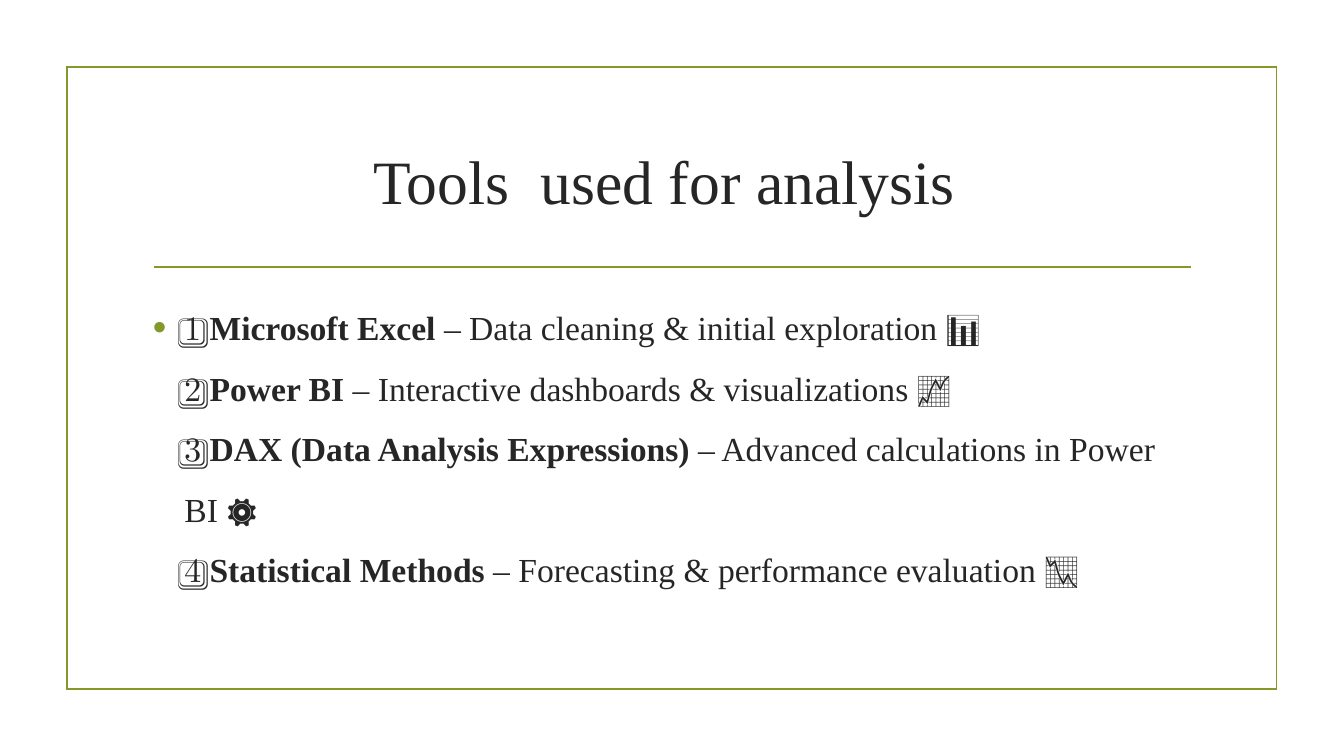
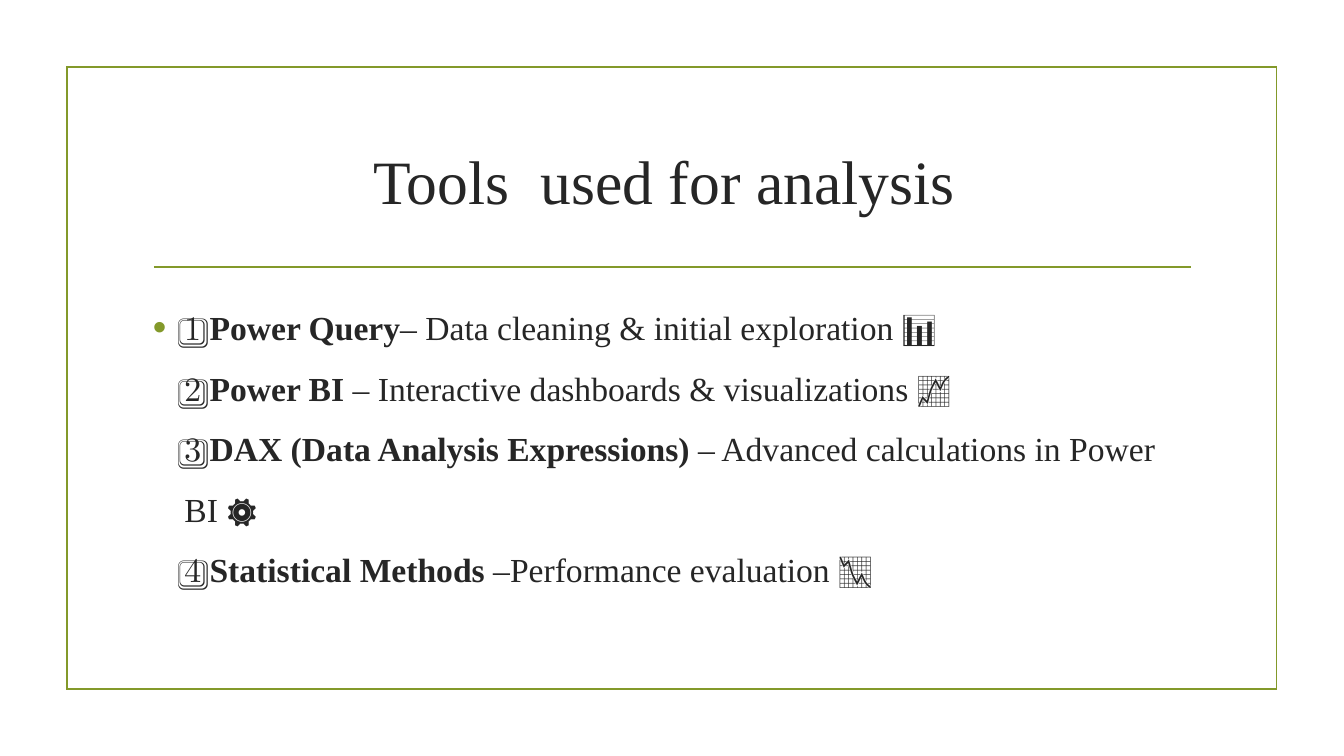
Before and after one commit to MustafaShesh/GIZ2_DAT2_G1-GROUP-B, a slide deck: slide 7 of UK Train Rides/UK project.pptx (slide 6 before the commit). Drawn at 1344x756 pixels with LibreOffice and Linux fonts; fonts in the diff are those of the drawing; background and template pictures are left out. Boxes give left, top, right and bottom in pixels: in the first picture for what was removed or moved away, otherwise in the second. Text is boxed around its words. In the diff, an @@ line names an element or a change of style, - is before the commit and + after.

```diff
--- a/UK Train Rides/UK project.pptx
+++ b/UK Train Rides/UK project.pptx
@@ text at [184,316,1155,590]: text changed @@
-• 1️⃣ Microsoft Excel – Data cleaning & initial exploration 📊
-  2️⃣ Power BI – Interactive dashboards & visualizations 📈
-  3️⃣ DAX (Data Analysis Expressions) – Advanced calculations in Power BI ⚙️
-  4️⃣ Statistical Methods – Forecasting & performance evaluation 📉
+• 1️⃣ Power Query– Data cleaning & initial exploration 📊
+  2️⃣ Power BI – Interactive dashboards & visualizations 📈
+  3️⃣ DAX (Data Analysis Expressions) – Advanced calculations in Power BI ⚙️
+  4️⃣ Statistical Methods –Performance evaluation 📉
```
Also in this commit, not shown: 1 other slide changed, 1 slide added, 2 other files.
